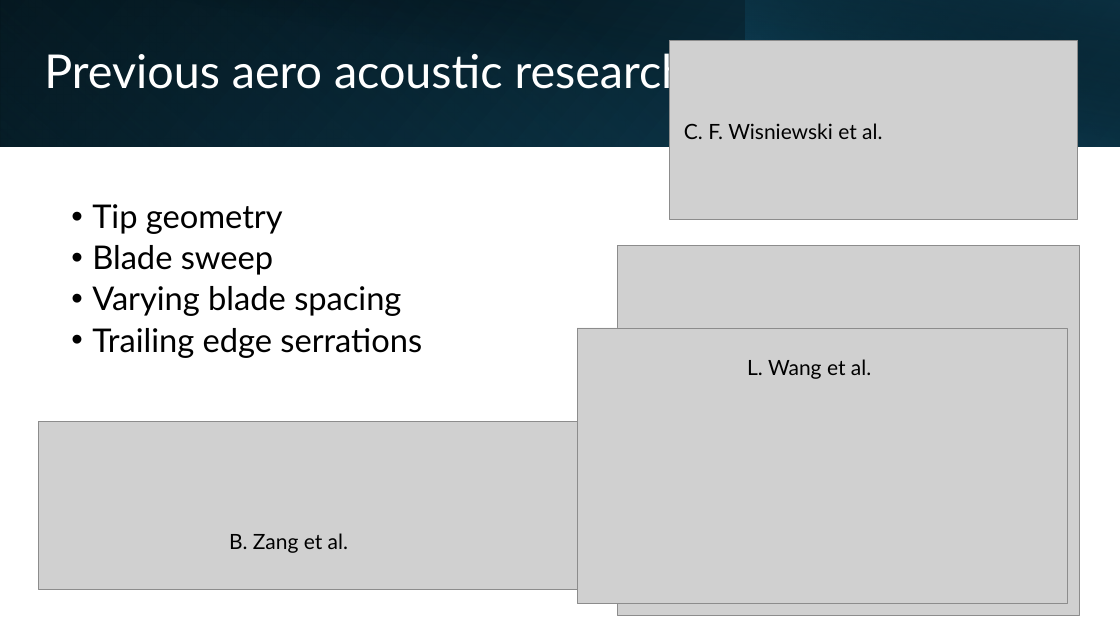
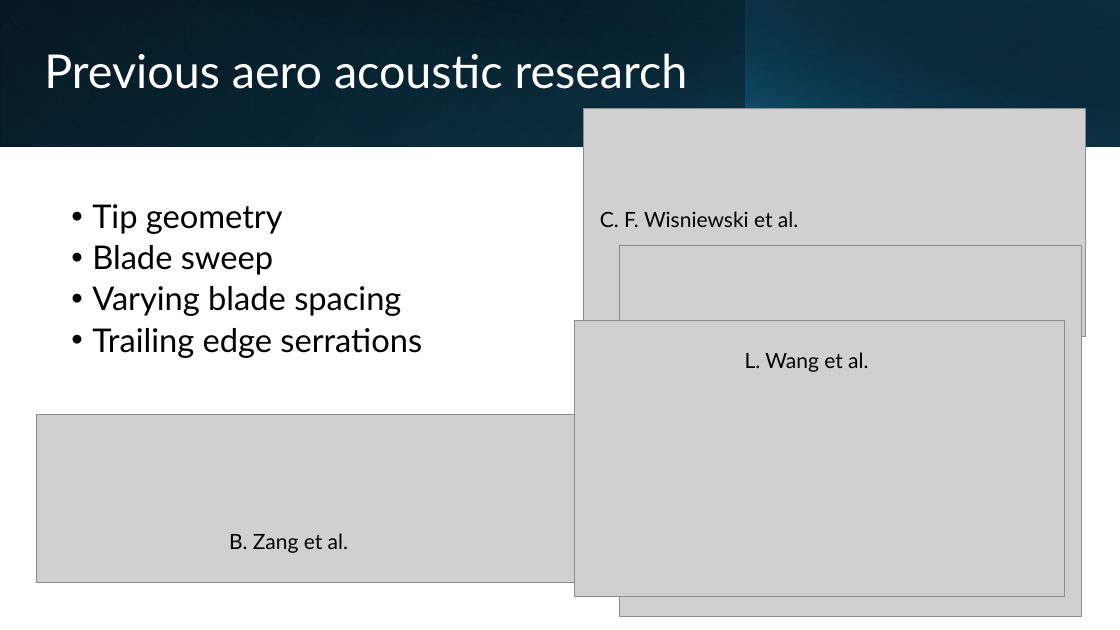
Before and after one commit to lpender3672/propeller-acoustics, a slide deck: slide 3 of deliverables/michaelmas_presentation.pptx. Drawn at 1120x630 pixels with LibreOffice and Linux fonts; fonts in the diff are those of the drawing; grey boxes stand for pictures. Boxes give left, top, right and bottom in pixels: in the first picture for what was removed or moved away, otherwise in the second. Text is boxed around its words. In the diff, an @@ line names an element or a change of style, - is before the commit and + after.

Commit message:
improved image for ppt

```diff
--- a/deliverables/michaelmas_presentation.pptx
+++ b/deliverables/michaelmas_presentation.pptx
@@ picture: place and size @@
-picture at [670,40,1078,219]
+picture at [584,108,1086,337]
@@ text "C. F. Wisniewski et al.": place and size @@
-text "C. F. Wisniewski et al." at [684,123,882,139]
+text "C. F. Wisniewski et al." at [600,211,798,227]
@@ picture: place and size @@
-picture at [577,328,1068,603]
+picture at [575,320,1065,596]
@@ text "L. Wang et al.": place and size @@
-text "L. Wang et al." at [747,359,871,379]
+text "L. Wang et al." at [745,352,868,372]
@@ picture: place and size @@
-picture at [39,422,577,590]
+picture at [36,414,575,582]
```
Also in this commit, not shown: 3 other slides changed, 1 other file.
